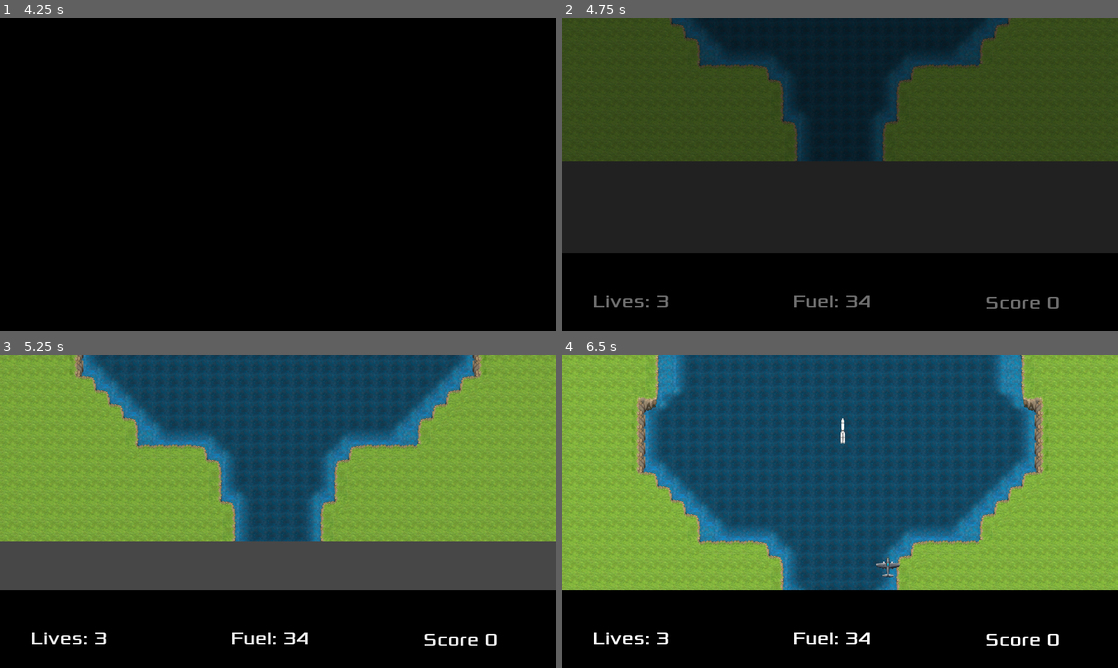
Above: before the commit, frames 1-4 (two rows, left to right).
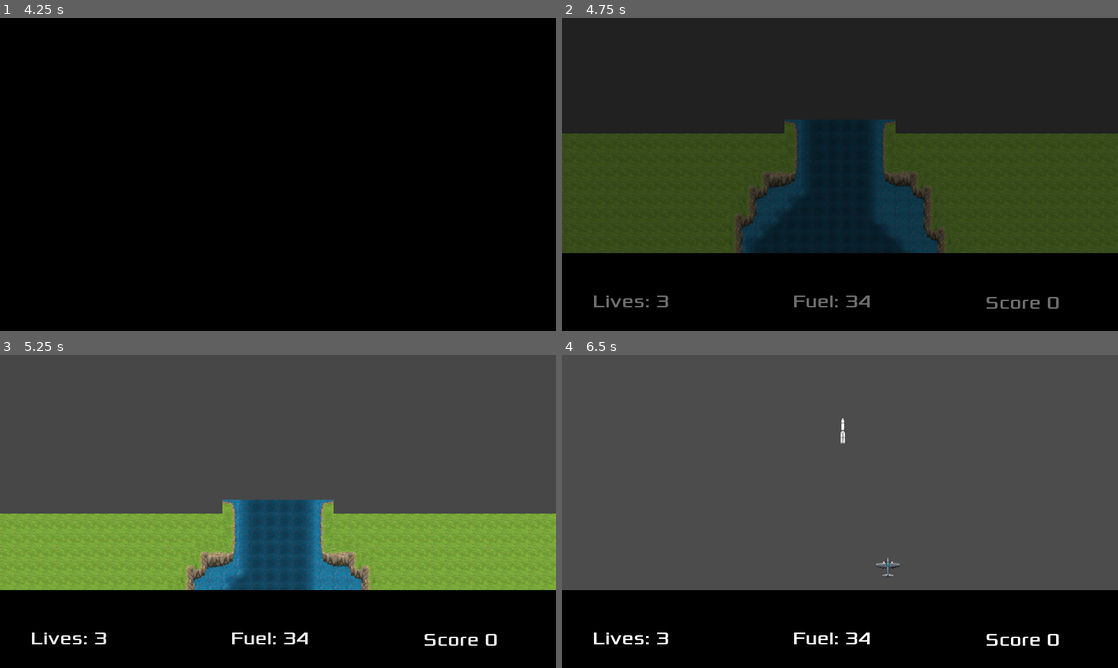
Above: after the commit, the same moments.

Repository: PawelKrywulko/TGW_G-8_Z1
Game: Godot game, scene res://scenes/GameManager.tscn
Same seed, same stepped clock (60 frames per second), same inputs: the game is played once before the commit and once after it.
Inputs:
- Up to frame 1 (4.25 s): tap Enter at 0.5 s; hold Right (ui_right) 0.53-1.28 s; hold Space (interact) 0.53-1.28 s; hold Down (ui_down) 1.28-2.03 s; tap Space (interact) at 1.35, 2.85 s; hold Right (ui_right) 2.03-2.78 s; hold Space (interact) 2.03-2.78 s; hold Up (ui_up) 2.78-3.53 s; hold Left (ui_left) from 3.53 s (still down); hold Space (interact) from 3.53 s (still down)
- Up to frame 2 (4.75 s): keep holding Left (ui_left); release Space (interact) at 4.28 s; tap Space (interact) at 4.35 s
- Up to frame 3 (5.25 s): release Left (ui_left) at 5.03 s; hold Down (ui_down) from 5.03 s (still down); hold Space (interact) from 5.03 s (still down)
- Up to frame 4 (6.5 s): release Down (ui_down) at 5.78 s; release Space (interact) at 5.78 s; hold Right (ui_right) from 5.78 s (still down); tap Space (interact) at 5.85 s

Frame 1 is identical in both runs. In frame 2, 56% of the frame differs, in the area x 0-100%, y 0-76%; in frame 3, 65%; in frame 4, 75%.

Commit message:
Checkout level 4 for test

Diff:
--- a/River Raid/scenes/GameManager.tscn
+++ b/River Raid/scenes/GameManager.tscn
@@ -76,6 +76,7 @@
 [node name="GameManager" type="Node2D"]
 position = Vector2( -1, 0 )
 script = ExtResource( 1 )
+checkpoints = [ 738, -5022, -10782, -16542, -22302 ]
 prestart_speed = 300.0
 max_prestart_position_y = -500
 min_reset_position_y = 500
@@ -100,6 +101,7 @@
 position = Vector2( 960, -22302 )
 
 [node name="Levels" type="Node" parent="."]
+editor/display_folded = true
 
 [node name="Level1" parent="Levels" instance=ExtResource( 2 )]
 position = Vector2( -1, -4949 )
@@ -171,6 +173,7 @@
 anims/Idle = SubResource( 5 )
 
 [node name="Player" parent="." instance=ExtResource( 10 )]
+editor/display_folded = true
 scale = Vector2( 0.75, 0.75 )
 z_index = 2
 base_speed = 250.0
--- a/River Raid/scripts/GameManager.gd
+++ b/River Raid/scripts/GameManager.gd
@@ -4,6 +4,7 @@
 signal reset
 signal fade
 
+export (Array, int) var checkpoints
 export var prestart_speed: float
 export var max_prestart_position_y: int
 export var min_reset_position_y: int
@@ -38,8 +39,9 @@
 func reset_game():
 
 	emit_signal("reset")
-	player.position.x = starting_point.x
-	player.position.y = starting_point.y + min_reset_position_y
+	player.position.x = 960
+	player.position.y = checkpoints[3] + min_reset_position_y
+	starting_point.y = checkpoints[3]
 
 	while true:
 		auto_move()
